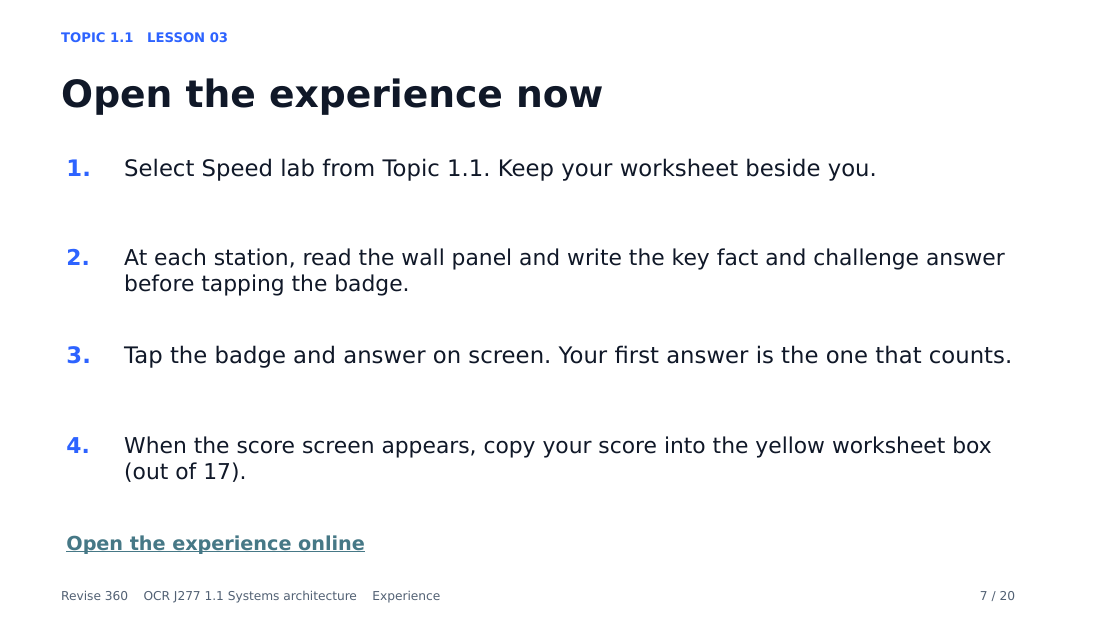
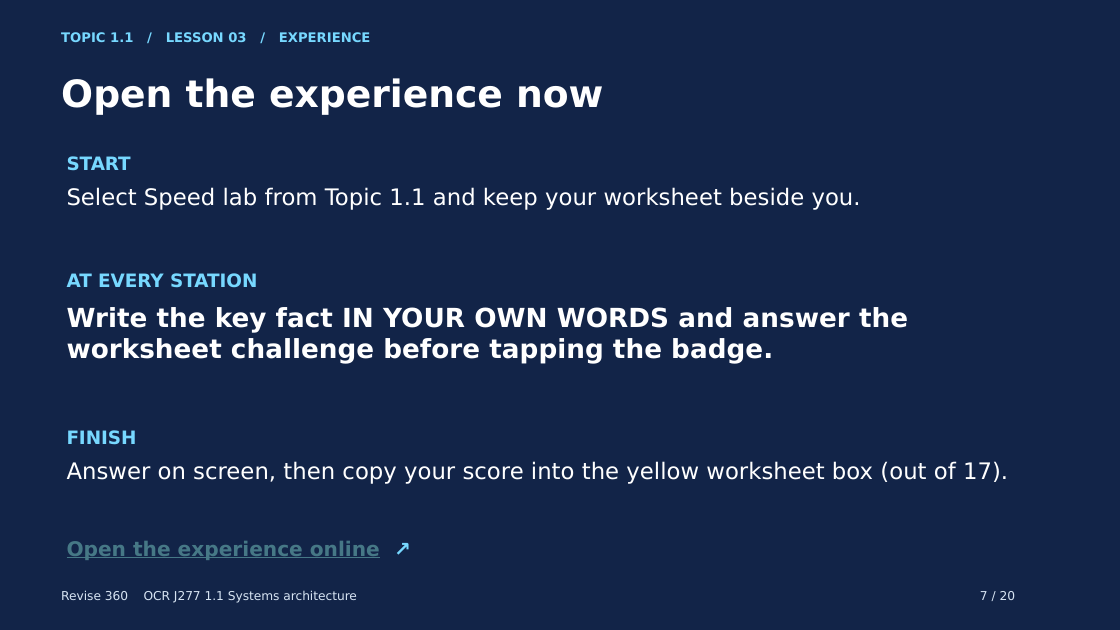
Before and after one commit to MrP-CS/Revise360, a slide deck: slide 7 of presentations/SA_L03_SpeedLab_Lesson.pptx. Drawn at 1120x630 pixels with LibreOffice and Linux fonts; fonts in the diff are those of the drawing. Boxes give left, top, right and bottom in pixels: in the first picture for what was removed or moved away, otherwise in the second. Text is boxed around its words. In the diff, an @@ line names an element or a change of style, - is before the commit and + after.

Commit message:
Refine Topic 1.1 lesson decks and teaching flow

```diff
--- a/presentations/SA_L03_SpeedLab_Lesson.pptx
+++ b/presentations/SA_L03_SpeedLab_Lesson.pptx
@@ background #FFFFFF to #122448 @@
@@ text at box(61, 32, 371, 42): text changed; text colour #2D63FF to #77D8FF @@
-TOPIC 1.1 LESSON 03
+TOPIC 1.1 / LESSON 03 / EXPERIENCE
@@ text "Open the experience now" at box(61, 78, 603, 115): text colour #101828 to #FFFFFF @@
@@ text at box(67, 156, 131, 171): text changed; size 19.5 to 15.8 pt; text colour #2D63FF to #77D8FF @@
-1.
+START
@@ text at box(67, 187, 861, 210): text changed; text colour #101828 to #FFFFFF @@
-Select Speed lab from Topic 1.1. Keep your worksheet beside you.
+Select Speed lab from Topic 1.1 and keep your worksheet beside you.
@@ text removed at box(66, 249, 89, 265) @@
-2.
@@ text added at box(67, 273, 257, 288), 15.8 pt, text #77D8FF, bold @@
+AT EVERY STATION
@@ text at box(67, 307, 908, 364): text changed; size 18.8 to 22.5 pt; text colour #101828 to #FFFFFF; bold on @@
-At each station, read the wall panel and write the key fact and challenge answer before tapping the badge.
+Write the key fact IN YOUR OWN WORDS and answer the worksheet challenge before tapping the badge.
@@ text removed at box(66, 346, 90, 364) @@
-3.
@@ text removed at box(124, 345, 1012, 368) @@
-Tap the badge and answer on screen. Your first answer is the one that counts.
@@ text removed at box(66, 437, 89, 453) @@
-4.
@@ text added at box(67, 430, 137, 445), 15.8 pt, text #77D8FF, bold @@
+FINISH
@@ text at box(67, 461, 1008, 484): text changed; size 18.8 to 19.5 pt; text colour #101828 to #FFFFFF @@
-When the score screen appears, copy your score into the yellow worksheet box (out of 17).
+Answer on screen, then copy your score into the yellow worksheet box (out of 17).
@@ text at box(67, 541, 380, 560): text changed; size 16.5 to 17.2 pt @@
-Open the experience online
+Open the experience online ↗
@@ text at box(61, 590, 357, 603): text changed; text colour #526174 to #D7E4F3 @@
-Revise 360 OCR J277 1.1 Systems architecture Experience
+Revise 360 OCR J277 1.1 Systems architecture
@@ text "7 / 20" at box(980, 591, 1016, 600): text colour #526174 to #D7E4F3 @@
```
Also in this commit, not shown: 19 other slides changed, 4 other files.
